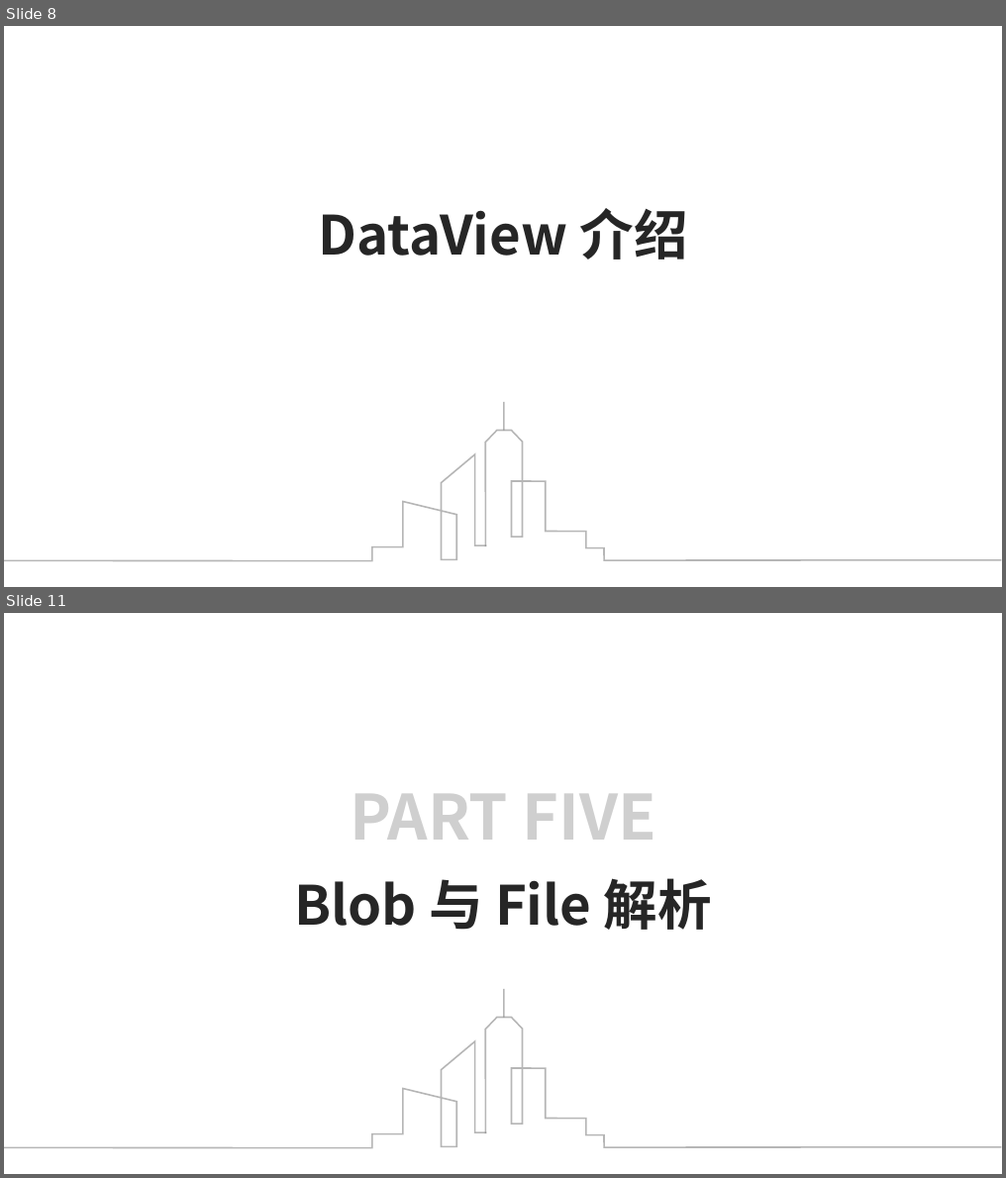
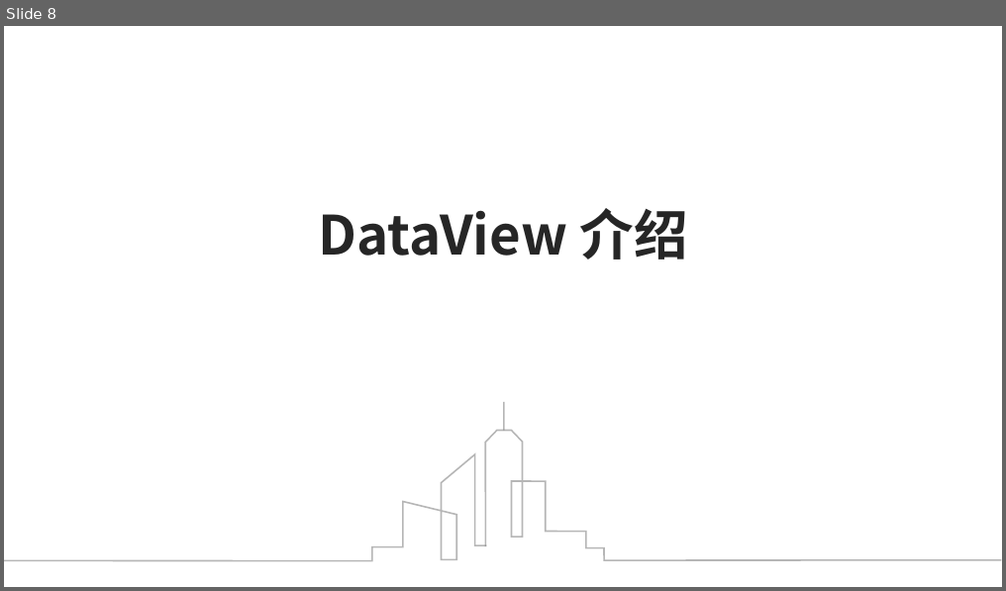
Before and after one commit to ClimbYU/js-binary-system, a slide deck: 关于前端二进制.pptx. Shown one above the other, each under a label of ours: slides 8 and 11 before the commit, slide 8 after it; the slides between them are not shown. The pictures are 1006x1178 and 1006x591 pixels, drawn with LibreOffice and Linux fonts; fonts in the diff are those of the drawing. Boxes give left, top, right and bottom in pixels: in the first picture for what was removed or moved away, otherwise in the second. Text is boxed around its words. In the diff, an @@ line names an element or a change of style, - is before the commit and + after.

```diff
--- a/关于前端二进制.pptx
+++ b/关于前端二进制.pptx
@@ slide 11 removed at (4,613,1002,1174), background #FFFFFF; not listed: 3 template elements that a slide beside it also shows @@
@@ text removed at (350,794,655,840) @@
-PART FIVE
@@ title removed at (294,878,712,930) @@
-Blob 与 File 解析
```
Also in this commit, not shown: 1 slide changed, 8 other slides removed, 2 other files.
